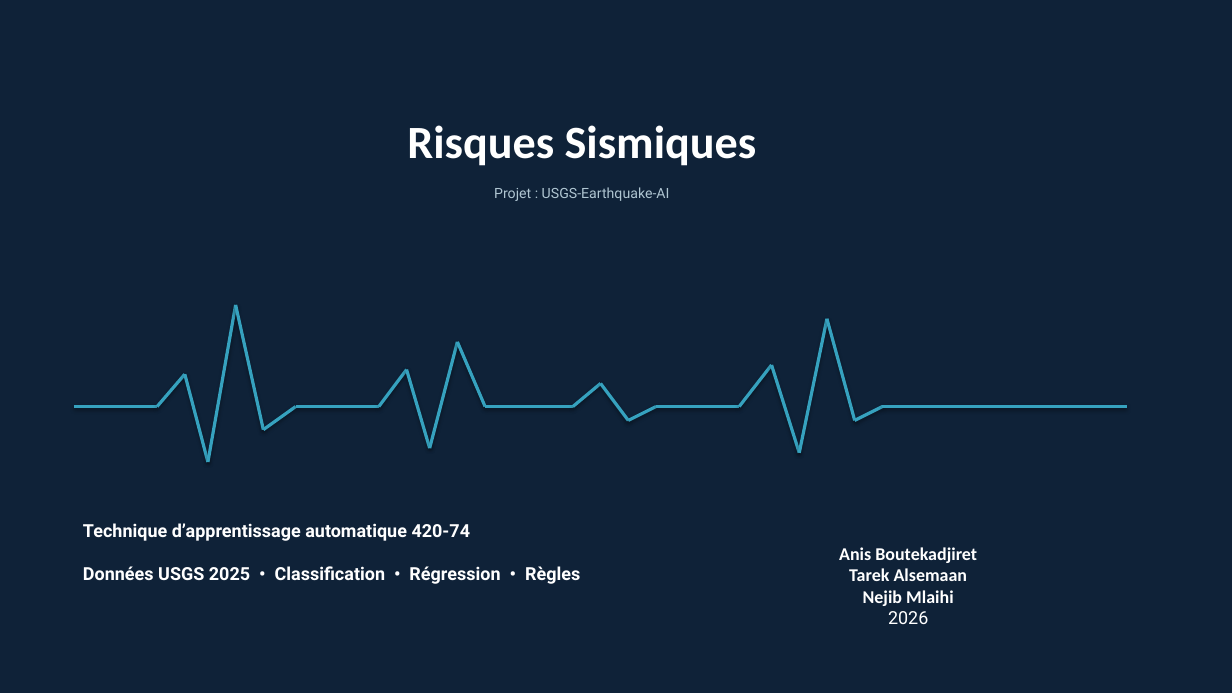
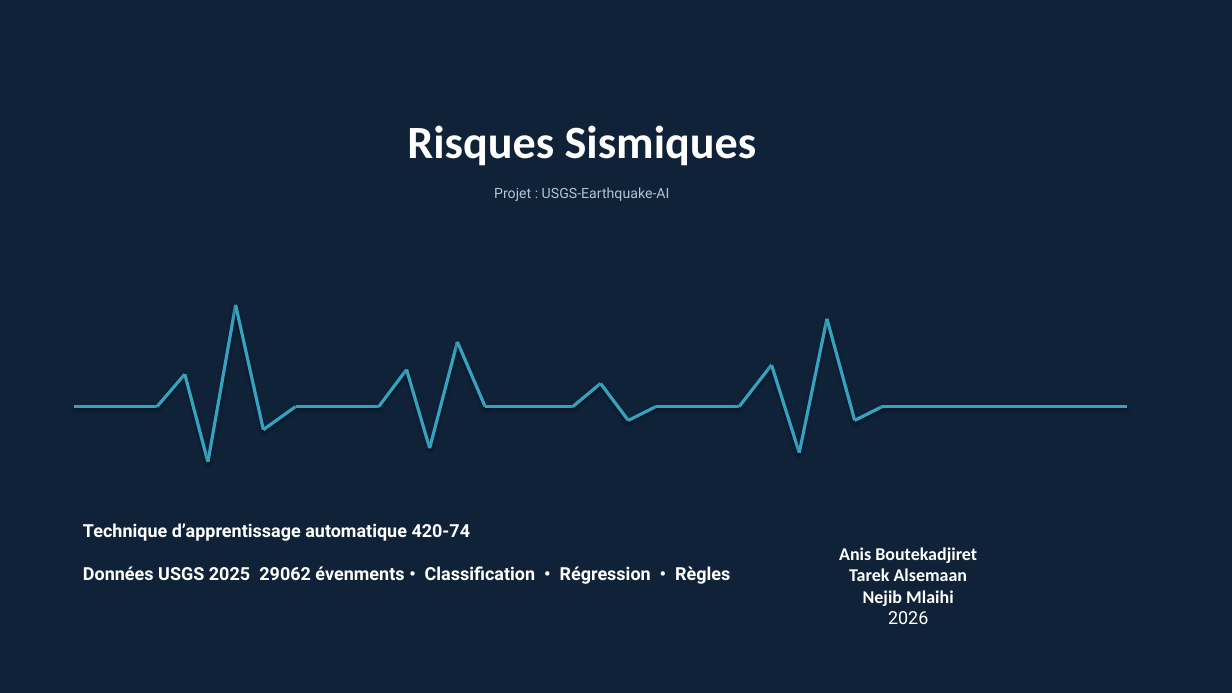
Before and after one commit to tarekalsemaan/USGS-Earthquake-AI, a slide deck: slide 1 of Presentation_TP_USGS_Earthquake_AI_FINAL.pptx. Drawn at 1232x693 pixels with LibreOffice and Linux fonts; fonts in the diff are those of the drawing. Boxes give left, top, right and bottom in pixels: in the first picture for what was removed or moved away, otherwise in the second. Text is boxed around its words. In the diff, an @@ line names an element or a change of style, - is before the commit and + after.

```diff
--- a/Presentation_TP_USGS_Earthquake_AI_FINAL.pptx
+++ b/Presentation_TP_USGS_Earthquake_AI_FINAL.pptx
@@ text at (83,566,730,584): text changed @@
-Données USGS 2025 • Classification • Régression • Règles
+Données USGS 2025 29062 évenments • Classification • Régression • Règles
```
